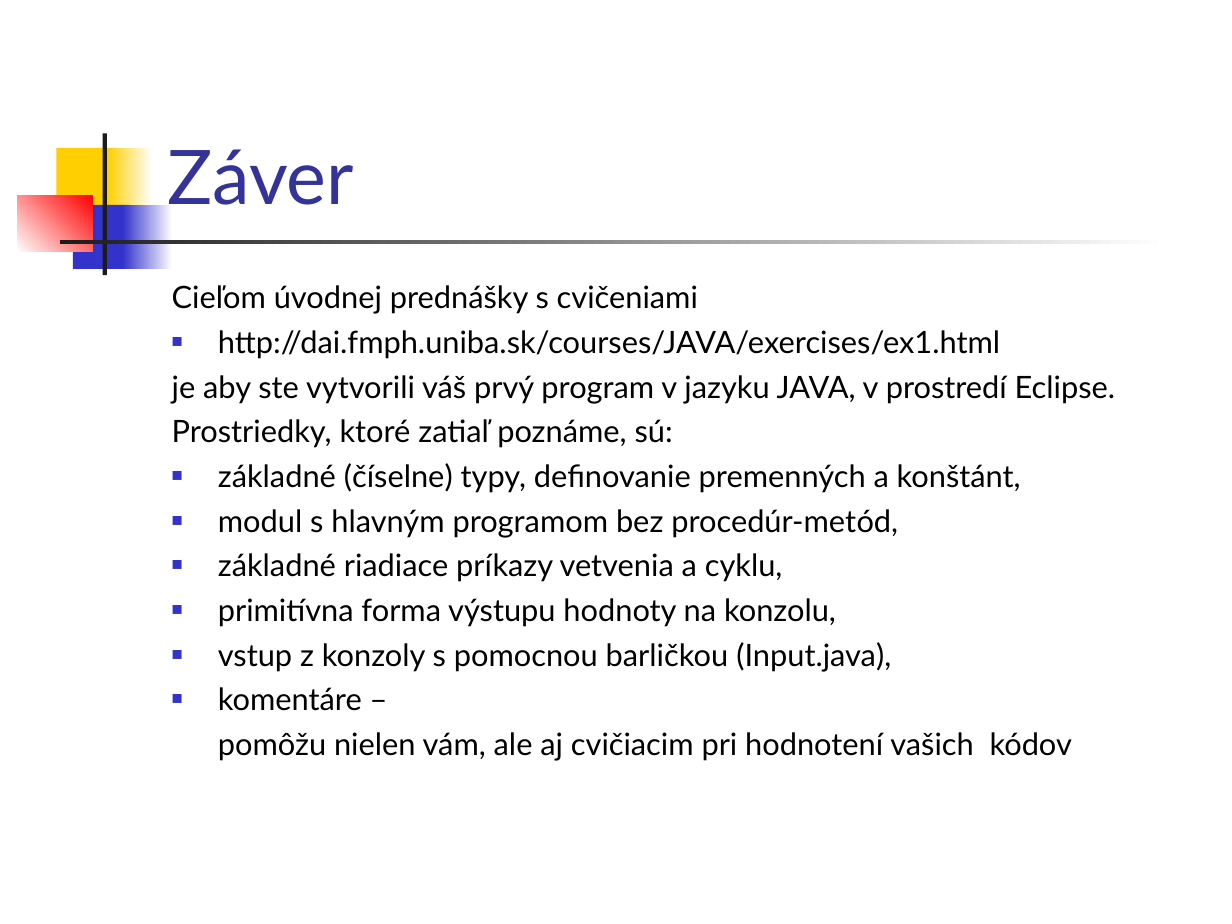
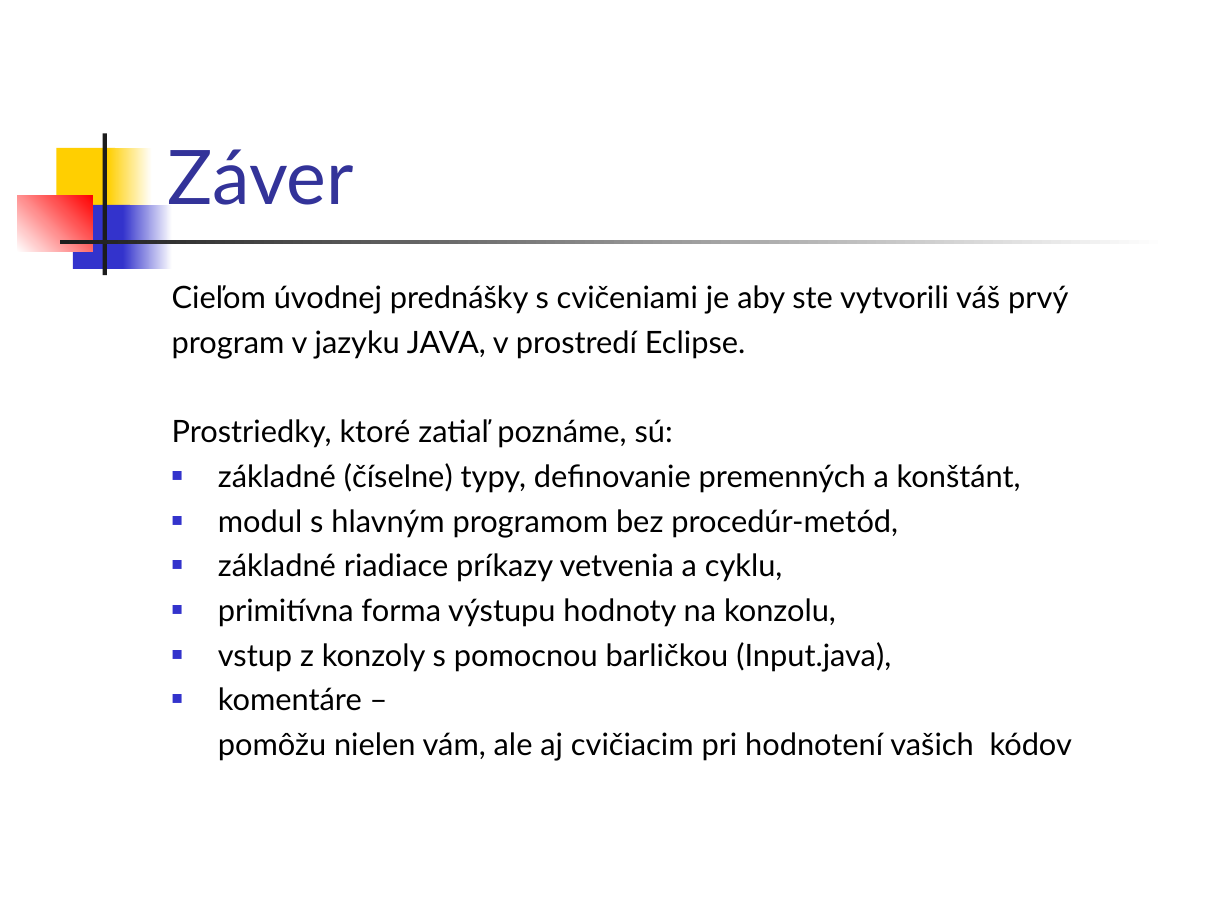
Before and after one commit to Programovanie4/Prednasky, a slide deck: slide 45 of 01/01_java.ppt (slide 44 before the commit). Drawn at 1232x924 pixels with LibreOffice and Linux fonts; fonts in the diff are those of the drawing. Boxes give left, top, right and bottom in pixels: in the first picture for what was removed or moved away, otherwise in the second. Text is boxed around its words. In the diff, an @@ line names an element or a change of style, - is before the commit and + after.

```diff
--- a/01/01_java.ppt
+++ b/01/01_java.ppt
@@ text at (172,285,1068,359): text changed @@
-Cieľom úvodnej prednášky s cvičeniami
-■ http://dai.fmph.uniba.sk/courses/JAVA/exercises/ex1.html
-je aby ste vytvorili váš prvý program v jazyku JAVA, v prostredí Eclipse.
+Cieľom úvodnej prednášky s cvičeniami je aby ste vytvorili váš prvý
+program v jazyku JAVA, v prostredí Eclipse.
```
Also in this commit, not shown: 5 other slides changed, 1 slide added, 2 slides removed, 1 other file.
